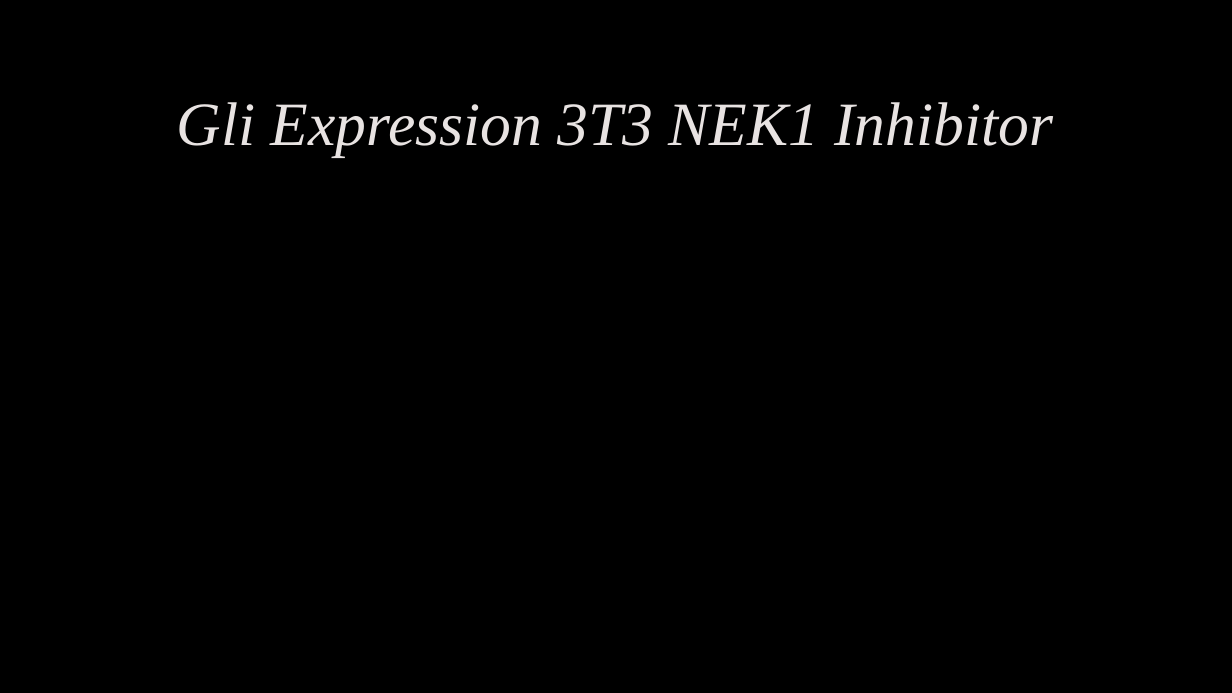
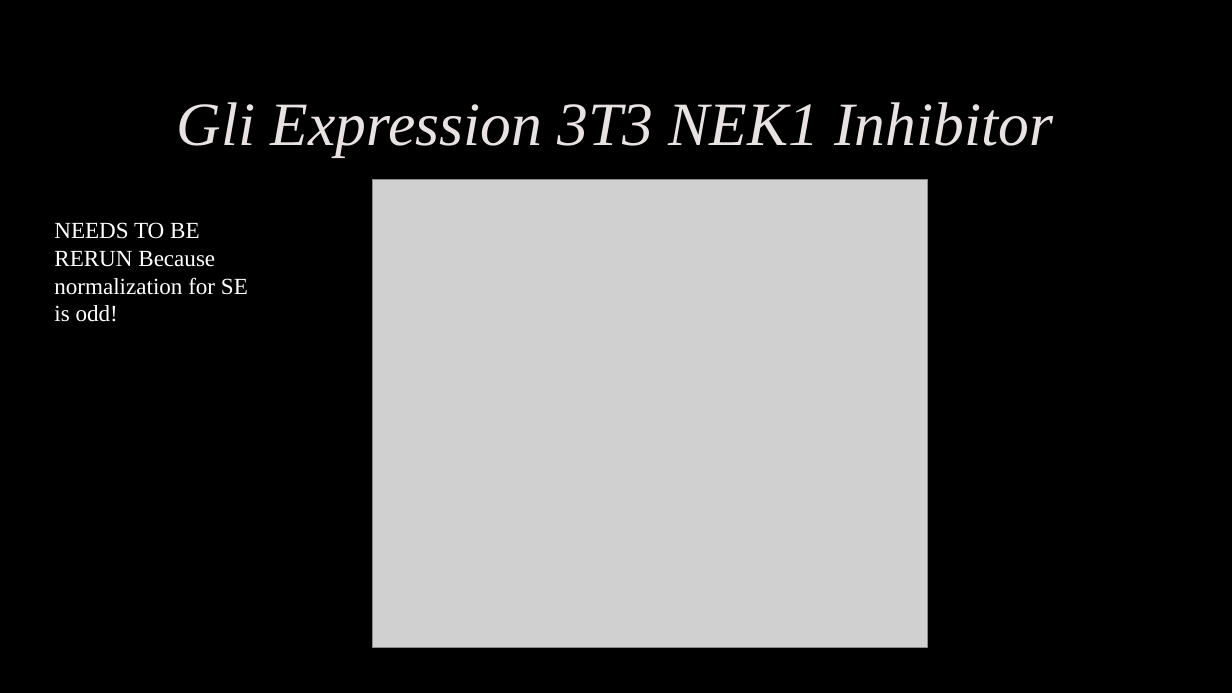
Before and after one commit to phalas25/ph-future-phd, a slide deck: slide 2 of Figures .pptx. Drawn at 1232x693 pixels with LibreOffice and Linux fonts; fonts in the diff are those of the drawing; grey boxes stand for pictures; background and template pictures are left out. Boxes give left, top, right and bottom in pixels: in the first picture for what was removed or moved away, otherwise in the second. Text is boxed around its words. In the diff, an @@ line names an element or a change of style, - is before the commit and + after.

```diff
--- a/Figures .pptx
+++ b/Figures .pptx
@@ picture added at (372, 179, 928, 648) @@
@@ text added at (54, 222, 248, 322), 18 pt, text #FFFFFF @@
+NEEDS TO BE RERUN Because normalization for SE is odd!
```
Also in this commit, not shown: 1 other slide changed, 7 other files.
